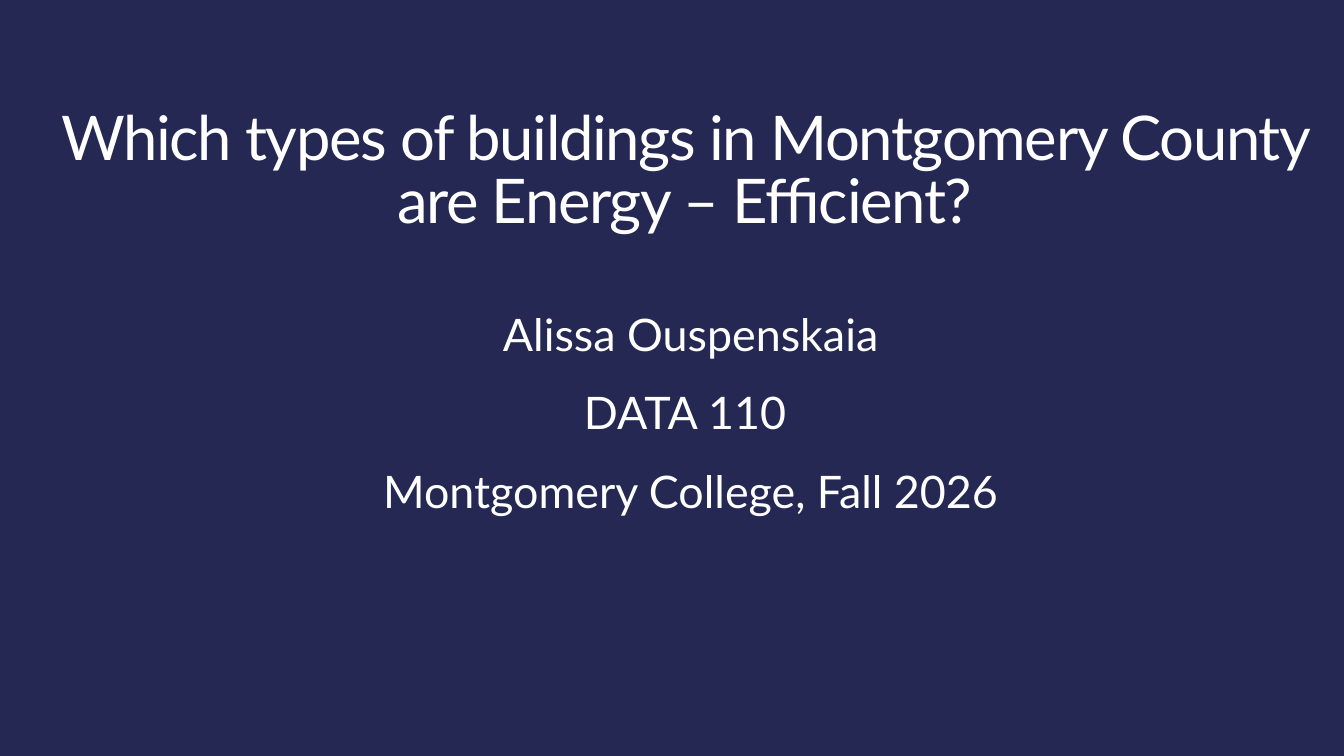
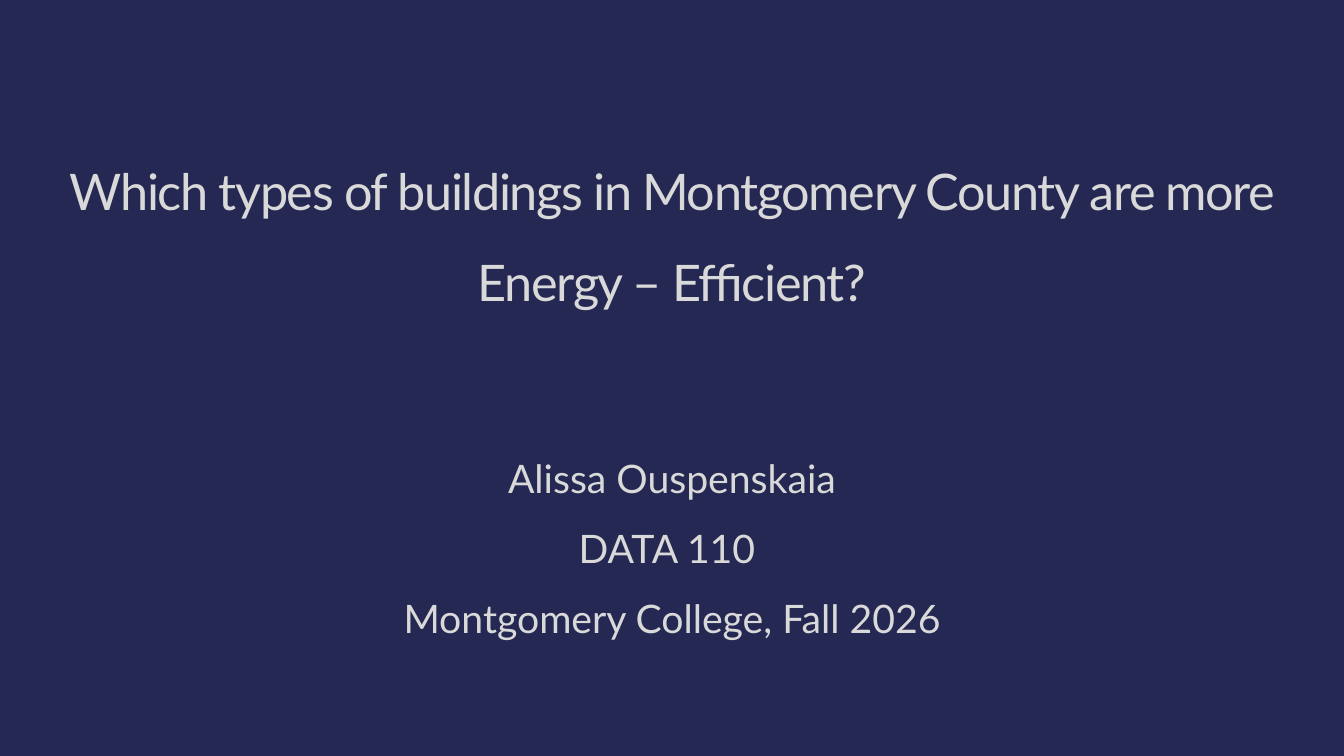
Before and after one commit to Alissa-Ouspen/data110_alissa, a slide deck: slide 1 of project1/Proj1_Present_Energy_Ouspenskaia.pptx. Drawn at 1344x756 pixels with LibreOffice and Linux fonts; fonts in the diff are those of the drawing. Boxes give left, top, right and bottom in pixels: in the first picture for what was removed or moved away, otherwise in the second. Text is boxed around its words. In the diff, an @@ line names an element or a change of style, - is before the commit and + after.

```diff
--- a/project1/Proj1_Present_Energy_Ouspenskaia.pptx
+++ b/project1/Proj1_Present_Energy_Ouspenskaia.pptx
@@ title at box(70, 173, 1276, 310): text changed; size 44 to 36 pt; text colour #FFFFFF to #D9D9D9 @@
-Which types of buildings in Montgomery County are Energy – Efficient?
+Which types of buildings in Montgomery County are more Energy – Efficient?
@@ subtitle "Alissa Ouspenskaia": place and size @@
-subtitle "Alissa Ouspenskaia" at box(383, 318, 998, 516)
+subtitle "Alissa Ouspenskaia" at box(404, 464, 941, 640)
@@ subtitle "Alissa Ouspenskaia" at box(404, 464, 941, 640): size 32 to 28 pt, text colour #FFFFFF to #D9D9D9 @@
```
Also in this commit, not shown: 7 other slides changed, 11 other files.
